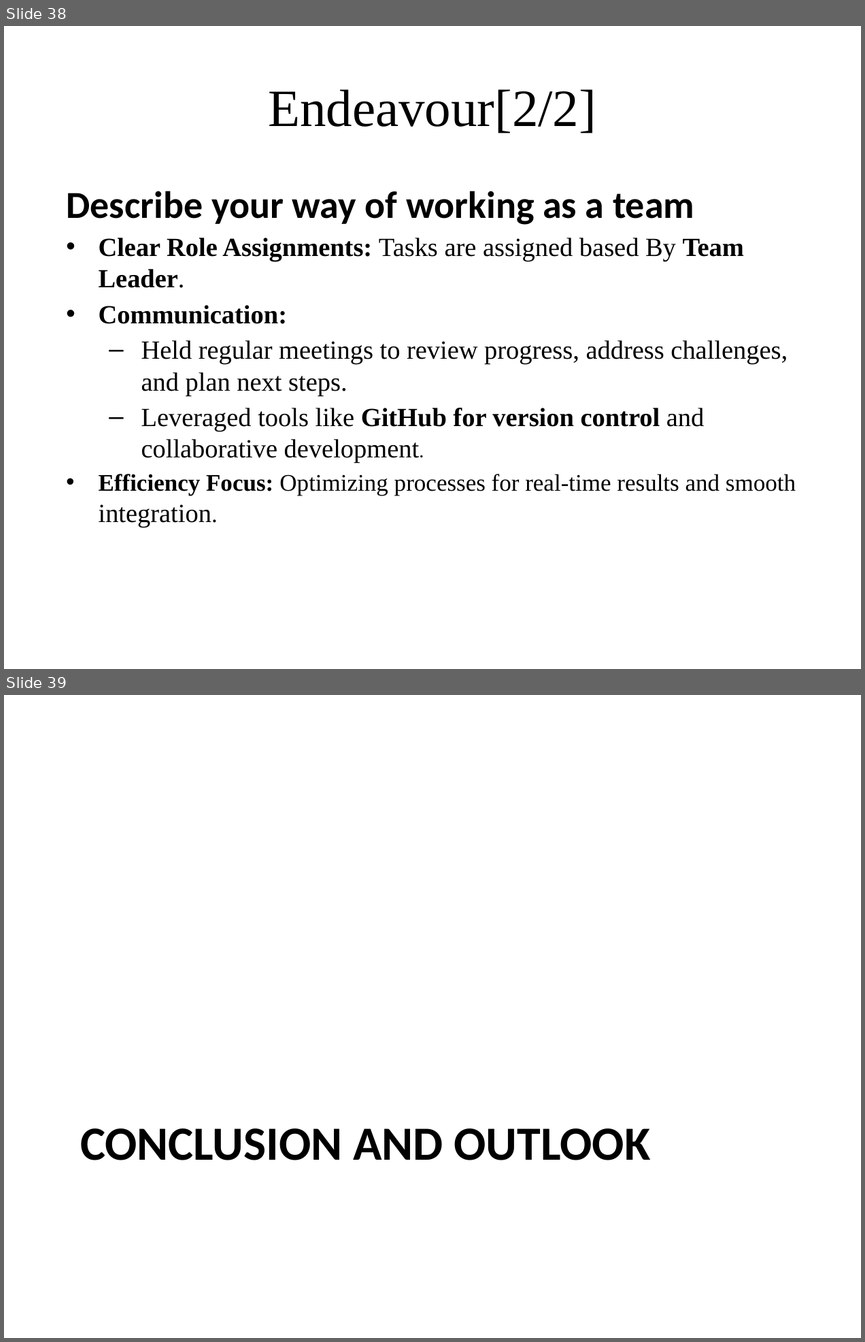
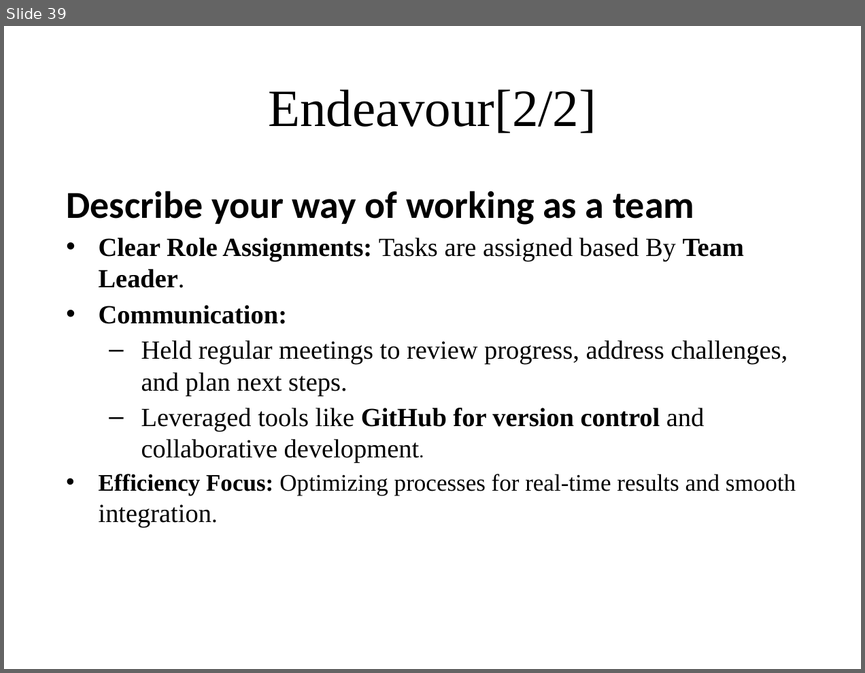
Before and after one commit to pandistic-zain/Fitnesstan--FYP, a slide deck: fitnesstan-documentation/FItnessstan_Final Presentation_Part 2.pptx. Shown one above the other, each under a label of ours: slides 38 and 39 before the commit, slide 39 after it. The pictures are 865x1342 and 865x673 pixels, drawn with LibreOffice and Linux fonts; fonts in the diff are those of the drawing; background and template pictures are left out. Boxes give left, top, right and bottom in pixels: in the first picture for what was removed or moved away, otherwise in the second. Text is boxed around its words. In the diff, an @@ line names an element or a change of style, - is before the commit and + after.

```diff
--- a/fitnesstan-documentation/FItnessstan_Final Presentation_Part 2.pptx
+++ b/fitnesstan-documentation/FItnessstan_Final Presentation_Part 2.pptx
@@ slide 39 removed at bbox=[4, 695, 861, 1338], background picture (left out) @@
@@ title removed at bbox=[80, 1128, 651, 1160] @@
-CONCLUSION AND OUTLOOK
@@ what was slide 38 is now slide 39 @@
```
Also in this commit, not shown: 14 slides changed, 2 slides added, 1 other slide removed.
